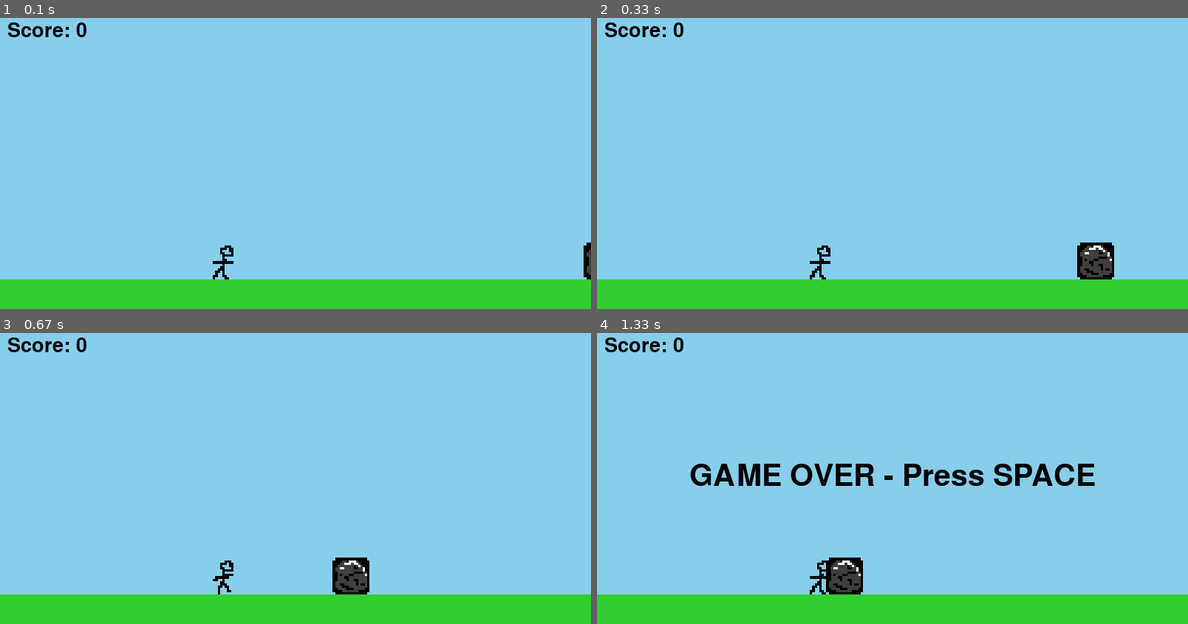
Above: before the commit, frames 1-4 (two rows, left to right).
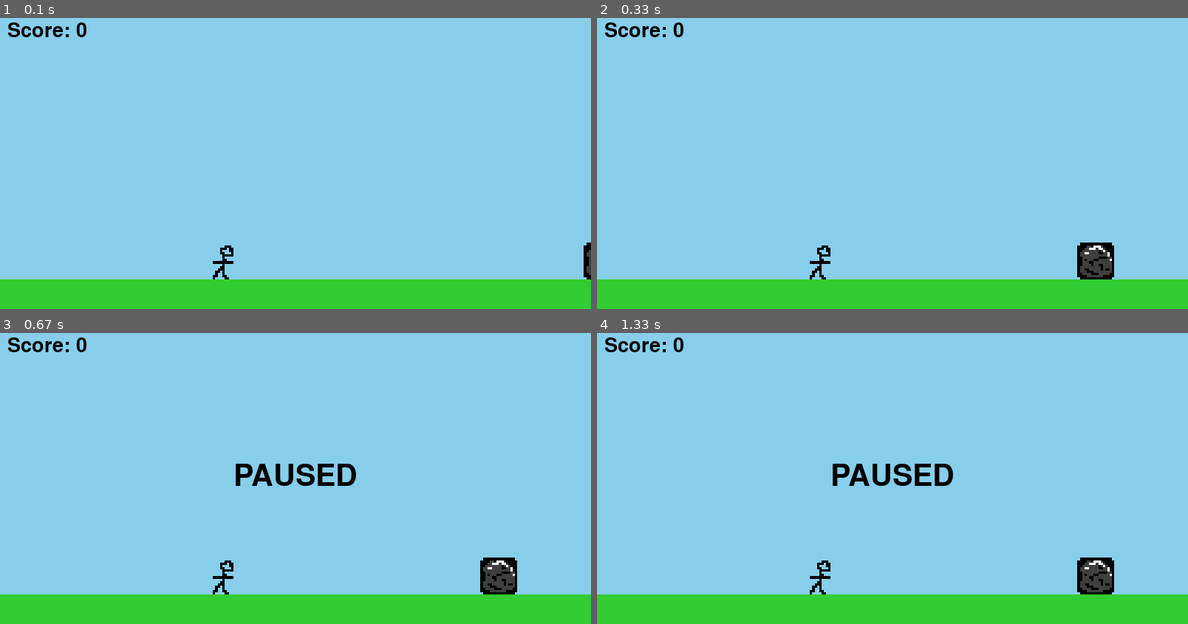
Above: after the commit, the same moments.

Repository: NGBRDCH1EF/First-Pygame
Game: pygame game, started from main.py
Same seed, same stepped clock (60 frames per second), same inputs: the game is played once before the commit and once after it.
Inputs:
- Up to frame 1 (0.1 s): no input
- Up to frame 2 (0.33 s): no input
- Up to frame 3 (0.67 s): hold Esc from 0.33 s (still down)
- Up to frame 4 (1.33 s): release Esc at 0.8 s

Frames 1-2 are identical in both runs. In frame 3, 2.5% of the frame differs, in the area x 36-88%, y 44-90%; in frame 4, 4.2%, in the area x 15-88%, y 44-90%.

Commit message:
created README

Diff:
--- a/main.py
+++ b/main.py
@@ -23,6 +23,7 @@
 
 # world setup (all in base resolution coordinates)
 GROUND_Y = BASE_HEIGHT - (BASE_HEIGHT // 10)
+paused =  False
 game_over = False
 score = 0
 obstacle_passed = False  # has the current obstacle been counted for score?
@@ -75,6 +76,10 @@
 
         # keydown events
         if event.type == pygame.KEYDOWN:
+            # toggle pause with ESC (only if not game over)
+            if event.key == pygame.K_ESCAPE and not game_over:
+                paused = not paused
+
             if event.key == pygame.K_SPACE:
                 if game_over:
                     # reset everything
@@ -95,7 +100,7 @@
                         on_ground = False
 
     # --- update game state (only if not game over) ---
-    if not game_over:
+    if not game_over and not paused:
         # apply gravity
         player_vel_y += GRAVITY
         player.y += player_vel_y
@@ -143,6 +148,11 @@
         text_rect = text.get_rect(center=(BASE_WIDTH // 2, BASE_HEIGHT // 2))
         game_surface.blit(text, text_rect)
 
+    elif paused:
+        text = big_font.render("PAUSED", True, BLACK)
+        text_rect = text.get_rect(center=(BASE_WIDTH // 2, BASE_HEIGHT // 2))
+        game_surface.blit(text, text_rect)
+
     # --- scale game_surface to window size ---
     win_w, win_h = window.get_size()
     scale_x = win_w / BASE_WIDTH
Not shown, added: README.md
Binary file added: images/example1.png
